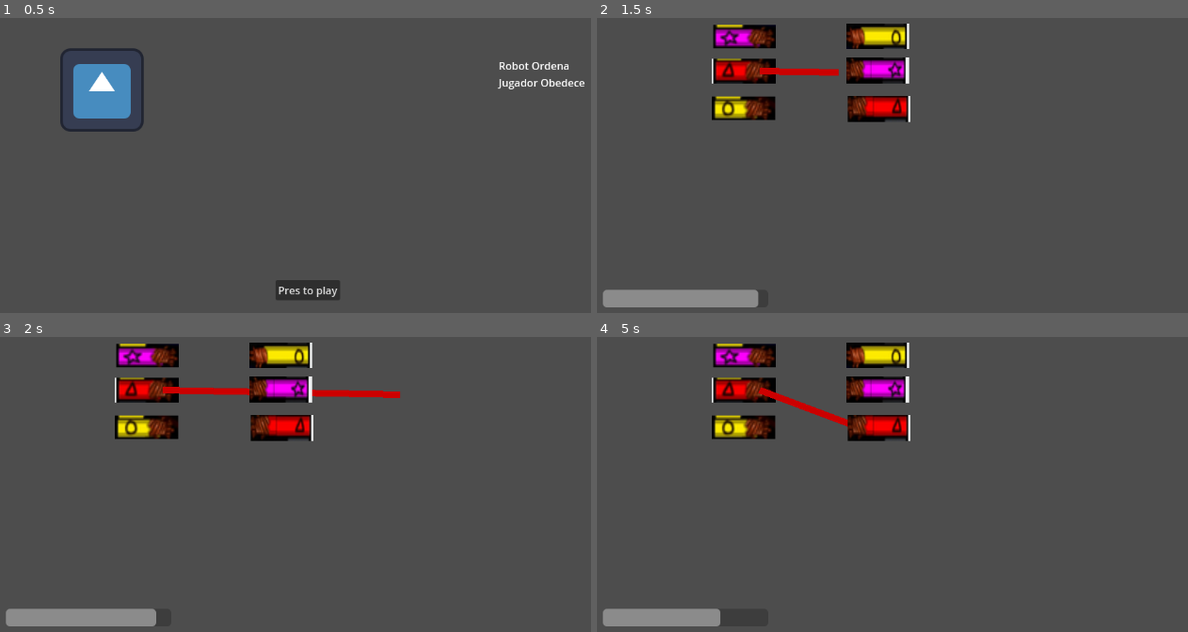
Above: before the commit, frames 1-4 (two rows, left to right).
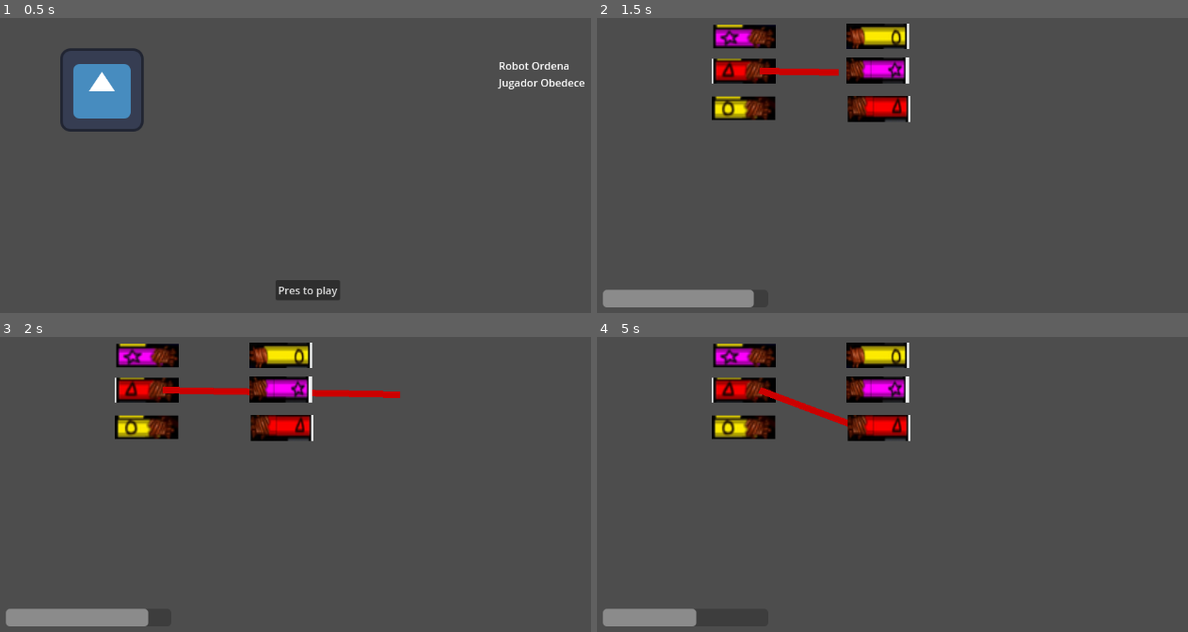
Above: after the commit, the same moments.

Repository: Fran4002/robot-ordena-jugador-obedece
Game: Godot game, scene res://Shared/start.tscn
The game is run twice, just before and just after one commit, with the same random seed, the same clock (stepped at 60 frames per second) and the same inputs. The engine's default icon, where the game draws it, is replaced by a stand-in: a white triangle on a blue panel in a dark square.
Inputs (mouse positions are in pixels of both pictures, inside the frame that each line leads up to):
- Up to frame 1 (0.5 s): no input
- Up to frame 2 (1.5 s): click "Pres to play" at 0.5 s; drag from (762, 71) to (998, 77) at 1.27 s
- Up to frame 3 (2 s): no input
- Up to frame 4 (5 s): tap Enter at 2, 3.5 s; drag from (762, 428) to (857, 354) at 2.02 s; tap Space at 2.75 s; move the mouse to (762, 354) at 2.77 s; click (762, 354) at 2.92 s; drag from (862, 428) to (697, 425) at 3.52 s; drag from (857, 354) to (762, 428) at 4.27 s

Frame 1 is identical in both runs. In frame 2, less than 0.1% of the frame differs, in the area x 26-28%, y 92-99%; in frame 3, less than 0.1%; in frame 4, 0.3%, in the area x 16-21%, y 92-99%.

Commit message:
Update timer.gd

Diff:
--- a/Shared/Scripts/timer.gd
+++ b/Shared/Scripts/timer.gd
@@ -4,8 +4,8 @@
 @export var continueOnTimeout : bool = false
 
 var progress_bar = self
-var time_remaining: float = 15.0
-var max_time: float = 15.0
+var time_remaining: float = 10.0
+var max_time: float = 10.0
 
 func _ready():
 	progress_bar.max_value = max_time
